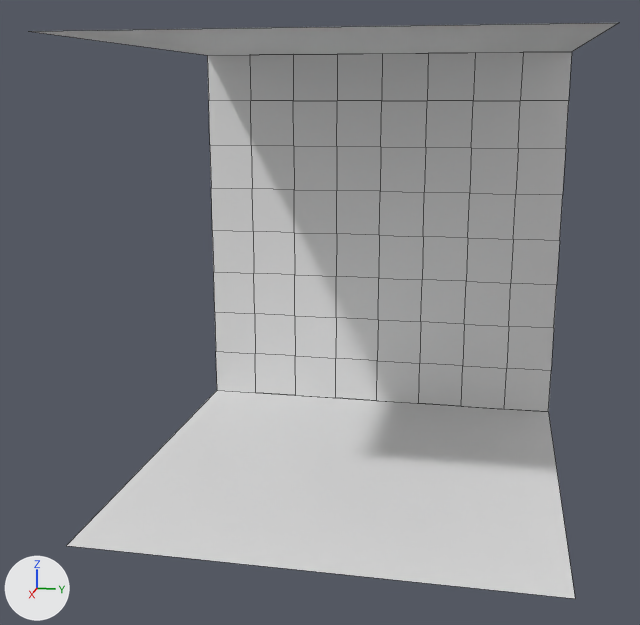
What one commit did to the Blender file Assets/Models/map_tileset_5.blend.
Both versions are drawn from a 50 mm lens placed at (4.02, 0.66, 1.78), pointed at (0.08, -0.13, 0.8). Every picture has the same lights, and +X, +Y and +Z are marked at lower left. Mesh edges are drawn as thin lines.

Script lines for the objects in view, before the commit:
```python
me_plane = bpy.data.meshes.new('Plane')
me_plane.from_pydata(...)  # 81 vertices, 64 faces; spans x -1.0, y -1.0..1.0, z 0.0..2.0
me_plane_001 = bpy.data.meshes.new('Plane.001')
me_plane_001.from_pydata([(-1.0, -1.0, 0.0), (1.0, -1.0, 0.0), (-1.0, 1.0, 0.0), (1.0, 1.0, 0.0)], [], [(0, 1, 3, 2)])
me_plane_002 = bpy.data.meshes.new('Plane.002')
me_plane_002.from_pydata([(-1.0, -1.0, 0.0), (1.0, -1.0, 0.0), (-1.0, 1.0, 0.0), (1.0, 1.0, 0.0)], [], [(0, 1, 3, 2)])
ob_ceiling_0 = bpy.data.objects.new('CEILING_0', me_plane_002)
ob_ceiling_0.location = (0.0, 0.0, 2.0)
ob_ceiling_0.rotation_euler = (0.0, 3.142, 0.0)  # degrees (0, 180, 0)
ob_floor_0 = bpy.data.objects.new('FLOOR_0', me_plane_001)
ob_floor_0.location = (0.0, 0.0, 0.0)
ob_wall = bpy.data.objects.new('WALL', me_plane)
ob_wall.location = (0.0, 0.0, 0.0)
```
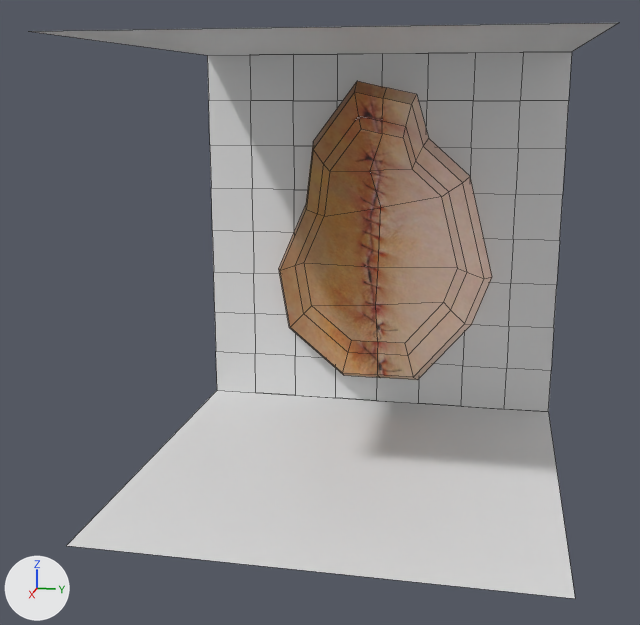
Boxes (x1, y1, x2, y2) around the edits, measured in the pictures (640 x 625 px):
'Plane', added (brown): after (279, 81, 492, 380)
    faces in mat_door (picture img_skin_door_png): (304, 129, 458, 343)
    faces in mat_border (picture img_skin_door_png): (279, 81, 492, 380)

What the commit changed:
Picture 'skin_door.png' (img_skin_door_png) is new.
Material 'BORDER' (mat_border) is new.
Its texture is img_skin_door_png.
Material 'DOOR' (mat_door) is new.
Its texture is img_skin_door_png.
Mesh me_plane_003 is new.
It has 60 vertices, 52 faces and spans x 0.0..0.17, y -0.6..0.65, z -0.85..0.86.
Faces by material slot: [10, 42].
It uses material mat_door (picture img_skin_door_png).
It uses material mat_border (picture img_skin_door_png).
Object 'Plane' (ob_plane) is new; it shows me_plane_003.
Its location is (-0.997, 0.0, 1.0).
